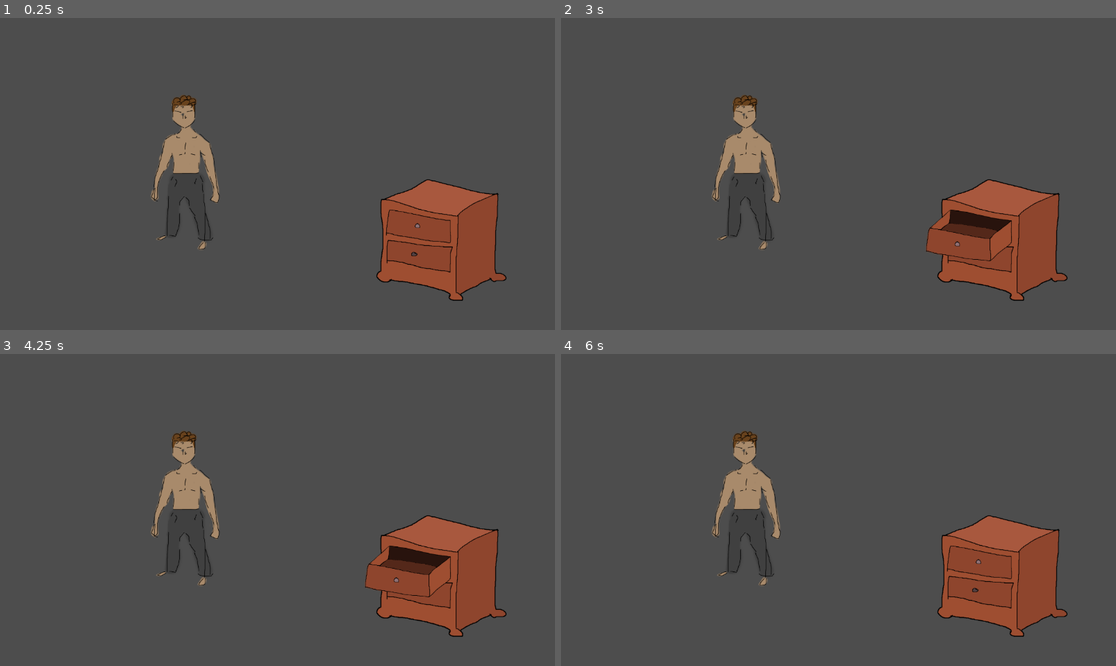
Above: before the commit, frames 1-4 (two rows, left to right).
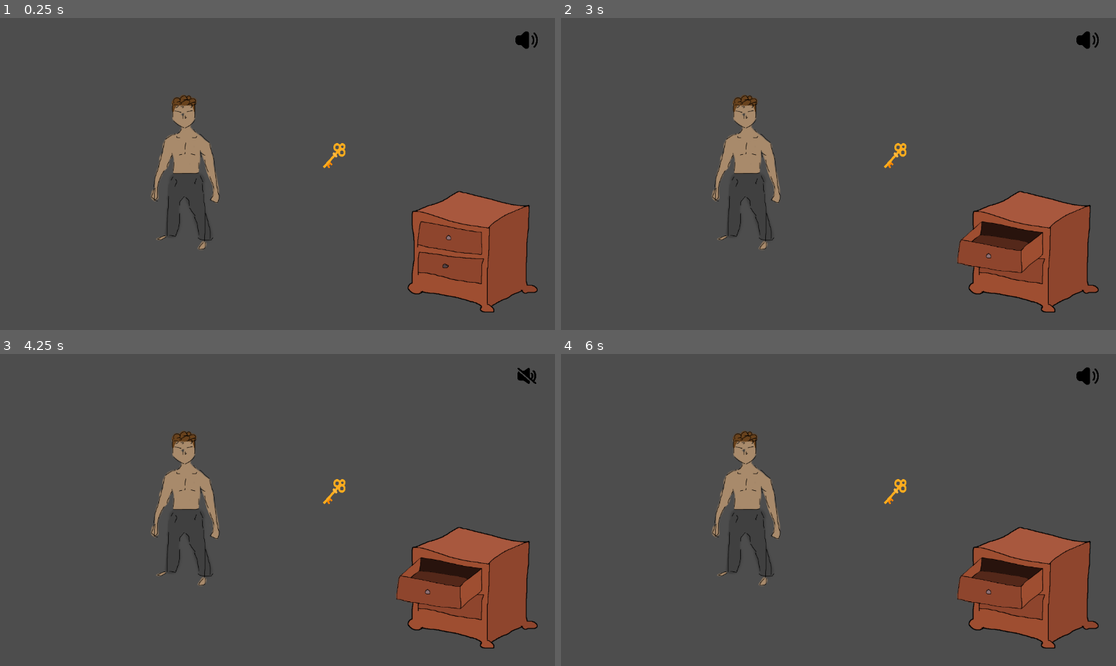
Above: after the commit, the same moments.

Repository: MichaelRRyan/GGJ-2026-Unmasked
Game: Godot game, scene res://Levels/feature_playground.tscn
The game is run twice, just before and just after one commit, with the same random seed, the same clock (stepped at 60 frames per second) and the same inputs.
Inputs (mouse positions are in pixels of both pictures, inside the frame that each line leads up to):
- Up to frame 1 (0.25 s): no input
- Up to frame 2 (3 s): click (1088, 39) at 0.52 s; click (1088, 39) at 1.27 s; click (1088, 39) at 2.02 s; tap Enter at 2.75 s; move the mouse to (977, 227) at 2.77 s; press the mouse at (977, 227) at 2.78 s
- Up to frame 3 (4.25 s): tap Space at 3.5 s; move the mouse to (166, 525) at 3.52 s; release the mouse at (166, 525) at 3.53 s; click (166, 525) at 3.6 s
- Up to frame 4 (6 s): tap Enter at 4.25, 5.75 s; move the mouse to (894, 441) at 4.27 s; press the mouse at (894, 441) at 4.28 s; tap Space at 5 s; move the mouse to (810, 572) at 5.02 s; release the mouse at (810, 572) at 5.03 s; click (810, 572) at 5.1 s; move the mouse to (1005, 556) at 5.77 s; press the mouse at (1005, 556) at 5.78 s

The runs differ from the first frame. In frame 1, 6.0% of the frame differs, in the area x 58-97%, y 4-95%; in frame 2, 6.6%; in frame 3, 6.6%; in frame 4, 6.2%.

Commit message:
Added Key and Sound Button

Diff:
--- /dev/null
+++ b/Features/ClickableProps2D/Key/key.gd
@@ -0,0 +1,16 @@
+extends Area2D
+
+var mouse_over := false
+
+
+func _on_mouse_entered():
+	mouse_over = true
+
+
+func _on_mouse_exited():
+	mouse_over = false
+
+
+func _input(event):
+	if event.is_action_pressed("click") and mouse_over:
+		queue_free()
--- /dev/null
+++ b/Features/ClickableProps2D/Key/key.tscn
@@ -0,0 +1,19 @@
+[gd_scene format=3 uid="uid://b2k7hh86cttit"]
+
+[ext_resource type="Script" uid="uid://dudcaix2oo7e0" path="res://Features/ClickableProps2D/Key/key.gd" id="1_7emh3"]
+[ext_resource type="Texture2D" uid="uid://cva7hhqkyleuk" path="res://Assets/Images/Key/key.png" id="1_n85gr"]
+
+[sub_resource type="RectangleShape2D" id="RectangleShape2D_7emh3"]
+size = Vector2(615.5908, 173.5539)
+
+[node name="Key" type="Area2D" unique_id=735540810]
+script = ExtResource("1_7emh3")
+
+[node name="Sprite2D" type="Sprite2D" parent="." unique_id=780332515]
+texture = ExtResource("1_n85gr")
+
+[node name="CollisionShape2D" type="CollisionShape2D" parent="." unique_id=347557584]
+position = Vector2(-9.847695, 0.3645296)
+rotation = -0.78944844
+scale = Vector2(0.9999999, 0.9999999)
+shape = SubResource("RectangleShape2D_7emh3")
--- /dev/null
+++ b/Features/ClickableProps2D/Sound/sound.gd
@@ -0,0 +1,11 @@
+extends Clickable
+
+
+# Called when the node enters the scene tree for the first time.
+func _ready() -> void:
+	pass # Replace with function body.
+
+
+# Called every frame. 'delta' is the elapsed time since the previous frame.
+func _process(delta: float) -> void:
+	pass
--- /dev/null
+++ b/Features/ClickableProps2D/Sound/sound.tscn
@@ -0,0 +1,18 @@
+[gd_scene format=3 uid="uid://b8fsld12ehyuk"]
+
+[ext_resource type="Script" uid="uid://by0l6q1g8joy8" path="res://Features/ClickableProps2D/Sound/sound.gd" id="1_yubpy"]
+[ext_resource type="Texture2D" uid="uid://dq623eddhjsy3" path="res://Assets/Images/Sound/volume.png" id="2_nlvun"]
+[ext_resource type="Script" uid="uid://cpcfoebhp48d1" path="res://Features/ClickableProps2D/Sound/texture_button.gd" id="3_pk2a5"]
+
+[node name="Sound" type="Area2D" unique_id=1539945967]
+script = ExtResource("1_yubpy")
+metadata/_custom_type_script = "uid://6tf1p4edfkwg"
+
+[node name="TextureButton" type="TextureButton" parent="." unique_id=2065847277]
+offset_left = 1040.7966
+offset_top = 22.999998
+offset_right = 1552.7966
+offset_bottom = 561.0
+scale = Vector2(0.14930683, 0.1262205)
+texture_normal = ExtResource("2_nlvun")
+script = ExtResource("3_pk2a5")
--- /dev/null
+++ b/Features/ClickableProps2D/Sound/texture_button.gd
@@ -0,0 +1,21 @@
+extends TextureButton
+
+var is_muted := false
+
+
+func _ready():
+	is_muted = AudioServer.is_bus_mute(0)
+	_update_icon()
+
+
+func _pressed():
+	is_muted = !is_muted
+	AudioServer.set_bus_mute(0, is_muted)
+	_update_icon()
+
+
+func _update_icon():
+	if is_muted:
+		texture_normal = preload("res://Assets/Images/Sound/mute.png")
+	else:
+		texture_normal = preload("res://Assets/Images/Sound/volume.png")
--- a/Features/DialogueSystem/dialogue_interface.gd
+++ b/Features/DialogueSystem/dialogue_interface.gd
@@ -53,3 +53,11 @@
 #-------------------------------------------------------------------------------
 func _on_fade_timer_timeout():
 	visible = false
+
+
+func _on_key_mouse_entered() -> void:
+	pass # Replace with function body.
+
+
+func _on_key_mouse_exited() -> void:
+	pass # Replace with function body.
--- a/Features/NPC2D/npc.tscn
+++ b/Features/NPC2D/npc.tscn
@@ -7,12 +7,12 @@
 radius = 73.0
 height = 362.0
 
-[node name="NPC" type="Area2D"]
+[node name="NPC" type="Area2D" unique_id=2110108148]
 script = ExtResource("1_0qwy0")
 
-[node name="Sprite2D" type="Sprite2D" parent="."]
+[node name="Sprite2D" type="Sprite2D" parent="." unique_id=230860160]
 texture = ExtResource("1_wcxq7")
 
-[node name="CollisionShape2D" type="CollisionShape2D" parent="."]
+[node name="CollisionShape2D" type="CollisionShape2D" parent="." unique_id=1138707699]
 position = Vector2(-6, -106)
 shape = SubResource("CapsuleShape2D_wcxq7")
--- a/Levels/feature_playground.tscn
+++ b/Levels/feature_playground.tscn
@@ -7,6 +7,8 @@
 [ext_resource type="Script" uid="uid://c3uhw1nt66w2c" path="res://Features/GardenNPC3D/npc_state_manager.gd" id="5_oh2co"]
 [ext_resource type="Script" uid="uid://bilnsk2cdssj1" path="res://Features/GameEventTracker/task_manager.gd" id="6_ji208"]
 [ext_resource type="PackedScene" uid="uid://cnaobu41hshdd" path="res://Features/NPC2D/npc.tscn" id="7_xrgqn"]
+[ext_resource type="PackedScene" uid="uid://b8fsld12ehyuk" path="res://Features/ClickableProps2D/Sound/sound.tscn" id="8_jmebr"]
+[ext_resource type="PackedScene" uid="uid://b2k7hh86cttit" path="res://Features/ClickableProps2D/Key/key.tscn" id="9_oh2co"]
 
 [node name="FeaturePlayground" type="Node2D" unique_id=1510965746]
 
@@ -43,10 +45,20 @@
 [node name="Entities" type="Node2D" parent="." unique_id=1828242762]
 
 [node name="Cabinet" parent="Entities" unique_id=569677355 instance=ExtResource("1_j3o3w")]
-position = Vector2(1095, 552)
+position = Vector2(1203, 593)
 
 [node name="NPC" parent="Entities" unique_id=775205742 instance=ExtResource("7_xrgqn")]
 position = Vector2(237, 328)
 
+[node name="Sound" parent="Entities" unique_id=1539945967 instance=ExtResource("8_jmebr")]
+position = Vector2(313, -198.99998)
+scale = Vector2(1.0199842, 1.0420398)
+
+[node name="Key" parent="Entities" unique_id=735540810 instance=ExtResource("9_oh2co")]
+position = Vector2(747, 260)
+scale = Vector2(0.16921681, 0.18784751)
+
 [connection signal="cabinet_opened" from="Entities/Cabinet" to="DialogueUI/DialogueInterface" method="show_dialogue"]
 [connection signal="npc_clicked" from="Entities/NPC" to="DialogueUI/DialogueInterface" method="show_dialogue"]
+[connection signal="mouse_entered" from="Entities/Key" to="Entities/Key" method="_on_mouse_entered"]
+[connection signal="mouse_exited" from="Entities/Key" to="Entities/Key" method="_on_mouse_exited"]
--- /dev/null
+++ b/main_menu.tscn
@@ -0,0 +1,57 @@
+[gd_scene format=3 uid="uid://bmeandaw7o6xc"]
+
+[sub_resource type="StyleBoxFlat" id="StyleBoxFlat_rhts7"]
+bg_color = Color(1, 1, 1, 1)
+corner_radius_top_left = 16
+corner_radius_top_right = 16
+corner_radius_bottom_right = 16
+corner_radius_bottom_left = 16
+shadow_size = 5
+shadow_offset = Vector2(0, 3.41)
+
+[node name="MainMenu" type="Control" unique_id=1491973327]
+layout_mode = 3
+anchors_preset = 15
+anchor_right = 1.0
+anchor_bottom = 1.0
+grow_horizontal = 2
+grow_vertical = 2
+
+[node name="VBoxContainer" type="VBoxContainer" parent="." unique_id=118742782]
+layout_mode = 1
+anchors_preset = 8
+anchor_left = 0.5
+anchor_top = 0.5
+anchor_right = 0.5
+anchor_bottom = 0.5
+offset_left = -92.5
+offset_top = -82.5
+offset_right = 92.5
+offset_bottom = 82.5
+grow_horizontal = 2
+grow_vertical = 2
+theme_override_constants/separation = 8
+
+[node name="Button" type="Button" parent="VBoxContainer" unique_id=1607496912]
+layout_mode = 2
+size_flags_vertical = 3
+theme_override_colors/font_color = Color(0.09119166, 0.34223855, 0.3335177, 1)
+theme_override_font_sizes/font_size = 20
+theme_override_styles/normal = SubResource("StyleBoxFlat_rhts7")
+text = "Start Game"
+
+[node name="Button2" type="Button" parent="VBoxContainer" unique_id=1358823786]
+layout_mode = 2
+size_flags_vertical = 3
+theme_override_colors/font_color = Color(0.09119166, 0.34223855, 0.3335177, 1)
+theme_override_font_sizes/font_size = 20
+theme_override_styles/normal = SubResource("StyleBoxFlat_rhts7")
+text = "Options"
+
+[node name="Button3" type="Button" parent="VBoxContainer" unique_id=941308619]
+layout_mode = 2
+size_flags_vertical = 3
+theme_override_colors/font_color = Color(0.09119166, 0.34223855, 0.3335177, 1)
+theme_override_font_sizes/font_size = 20
+theme_override_styles/normal = SubResource("StyleBoxFlat_rhts7")
+text = "Exit"
Binary file added: Assets/Images/Key/key.png
Not shown, added: Assets/Images/Key/key.png.import
Binary file added: Assets/Images/Sound/mute.png
Not shown, added: Assets/Images/Sound/mute.png.import
Binary file added: Assets/Images/Sound/volume.png
Not shown, added: Assets/Images/Sound/volume.png.import
Not shown, added: Features/ClickableProps2D/Key/key.gd.uid
Not shown, added: Features/ClickableProps2D/Sound/sound.gd.uid
Not shown, added: Features/ClickableProps2D/Sound/texture_button.gd.uid
Not shown: 1 places in Features/NPC2D/npc.tscn that only renumber resources
